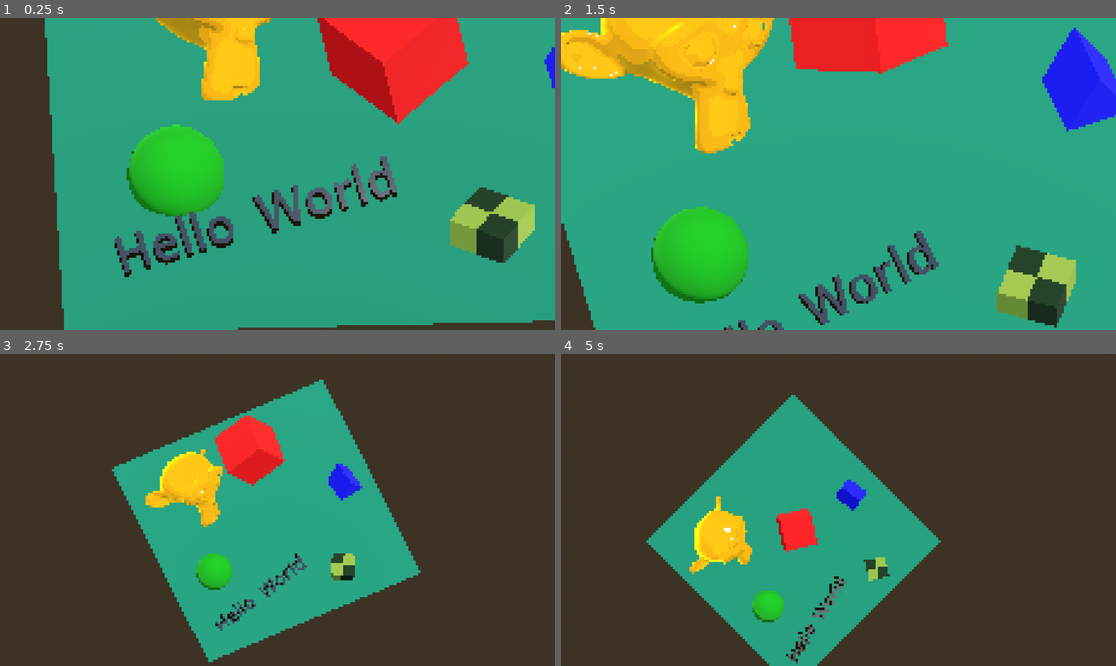
Above: before the commit, frames 1-4 (two rows, left to right).
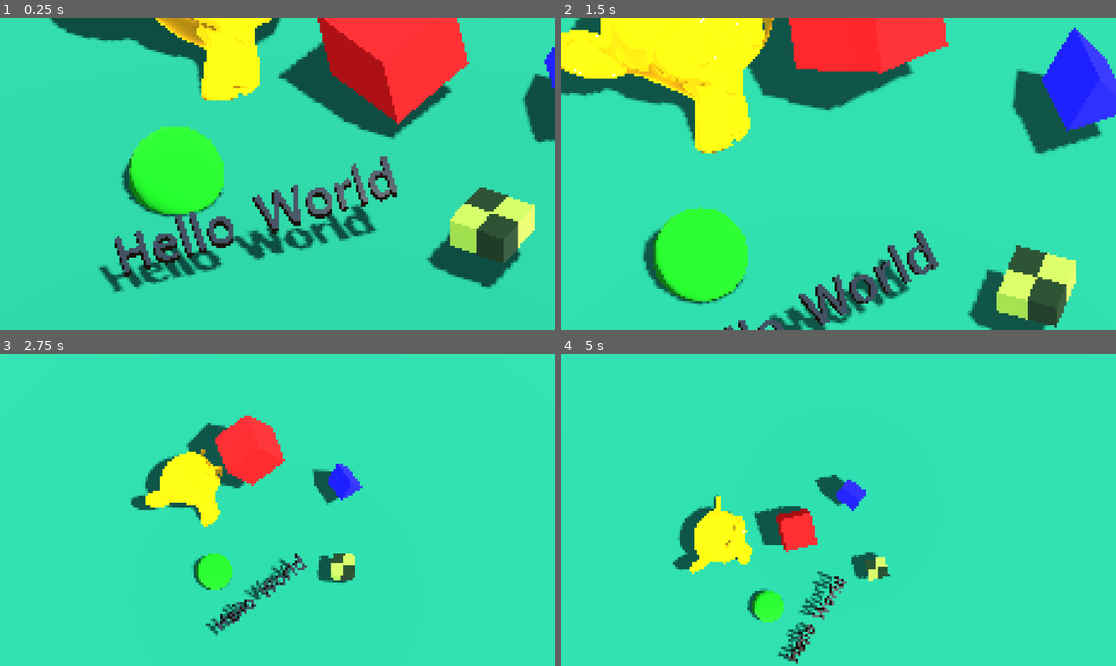
Above: after the commit, the same moments.

Repository: xiaowangxu/GodotPixel3D
Game: Godot game, scene res://control.tscn
Same seed, same stepped clock (60 frames per second), same inputs: the game is played once before the commit and once after it.
Inputs:
- Up to frame 1 (0.25 s): no input
- Up to frame 2 (1.5 s): no input
- Up to frame 3 (2.75 s): no input
- Up to frame 4 (5 s): no input

The runs differ from the first frame. In frame 1, 88% of the frame differs, in the area x 0-100%, y 0-100%; in frame 2, 89%; in frame 3, 97%; in frame 4, 98%.

Commit message:
orth light shadow

Diff:
--- a/node_3d.tscn
+++ b/node_3d.tscn
@@ -171,17 +171,18 @@
 [node name="WorldEnvironment" type="WorldEnvironment" parent="."]
 environment = SubResource("Environment_salip")
 
-[node name="DirectionalLight3D" type="DirectionalLight3D" parent="."]
-transform = Transform3D(-0.866025, -0.433013, 0.25, 0, 0.5, 0.866025, -0.5, 0.75, -0.433013, 0, 0, 0)
-directional_shadow_mode = 1
+[node name="Node3D2" type="Node3D" parent="."]
+transform = Transform3D(1, 0, 0, 0, 0.587785, 0.809017, 0, -0.809017, 0.587785, 0, 0, 0)
+
+[node name="Scene" parent="Node3D2" instance=ExtResource("1_52faq")]
+unique_name_in_owner = true
+
+[node name="DirectionalLight3D" type="DirectionalLight3D" parent="Node3D2/Scene"]
+transform = Transform3D(-0.866025, -0.433013, 0.25, 0.404509, -0.31287, 0.859352, -0.293893, 0.845347, 0.446111, 0, 0, 0)
+shadow_enabled = true
+directional_shadow_mode = 0
 directional_shadow_split_1 = 0.004
 directional_shadow_pancake_size = 0.0
-
-[node name="Node3D2" type="Node3D" parent="."]
-transform = Transform3D(1, 0, 0, 0, 0.587785, 0.809017, 0, -0.809017, 0.587785, 0, 0, 0)
-
-[node name="Scene" parent="Node3D2" instance=ExtResource("1_52faq")]
-unique_name_in_owner = true
 
 [node name="AnimationPlayer" type="AnimationPlayer" parent="Node3D2/Scene"]
 autoplay = "new_animation"
@@ -190,8 +191,10 @@
 }
 
 [node name="Camera3D" type="Camera3D" parent="."]
-transform = Transform3D(1, 0, 0, 0, -4.37114e-08, 1, 0, -1, -4.37114e-08, 0.434834, 1.8224, -0.301179)
+transform = Transform3D(1, 0, 0, 0, -4.37114e-08, 1, 0, -1, -4.37114e-08, 0.434834, 4.33315, -0.301179)
 projection = 1
+near = 0.001
+far = 10.0
 script = ExtResource("1_rkmsp")
 position_proxy = Vector3(-0.298043, 1.0363, 0.152736)
 
@@ -206,3 +209,7 @@
 extra_cull_margin = 16384.0
 mesh = SubResource("QuadMesh_lhcqu")
 surface_material_override/0 = SubResource("ShaderMaterial_0g253")
+
+[node name="RayCast3D" type="RayCast3D" parent="Camera3D"]
+target_position = Vector3(0, 0, -10)
+debug_shape_custom_color = Color(0, 1, 1, 1)
--- a/scene.tscn
+++ b/scene.tscn
@@ -232,8 +232,10 @@
 albedo_color = Color(0, 0, 1, 1)
 
 [sub_resource type="SphereMesh" id="SphereMesh_qdtqc"]
-
-[sub_resource type="StandardMaterial3D" id="StandardMaterial3D_lwgik"]
+radial_segments = 16
+rings = 8
+
+[sub_resource type="StandardMaterial3D" id="StandardMaterial3D_rmpab"]
 albedo_color = Color(0, 0.615686, 0, 1)
 
 [sub_resource type="TextMesh" id="TextMesh_mc6dr"]
@@ -249,6 +251,7 @@
 [node name="Node3D" type="Node3D"]
 
 [node name="MeshInstance3D" type="MeshInstance3D" parent="."]
+transform = Transform3D(18.4924, 0, 0, 0, 1, 0, 0, 0, 19.8235, 0, 0, 0)
 mesh = SubResource("PlaneMesh_6cgi7")
 skeleton = NodePath("../..")
 surface_material_override/0 = SubResource("StandardMaterial3D_s36p4")
Not shown: 1 places in scene.tscn that only renumber resources
